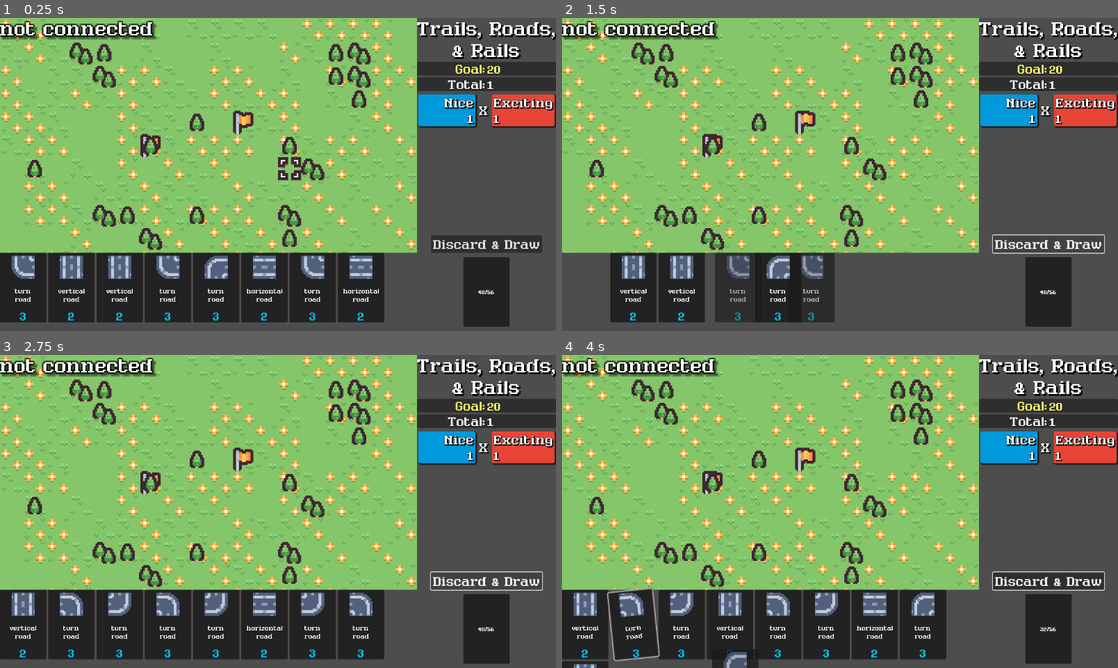
Above: before the commit, frames 1-4 (two rows, left to right).
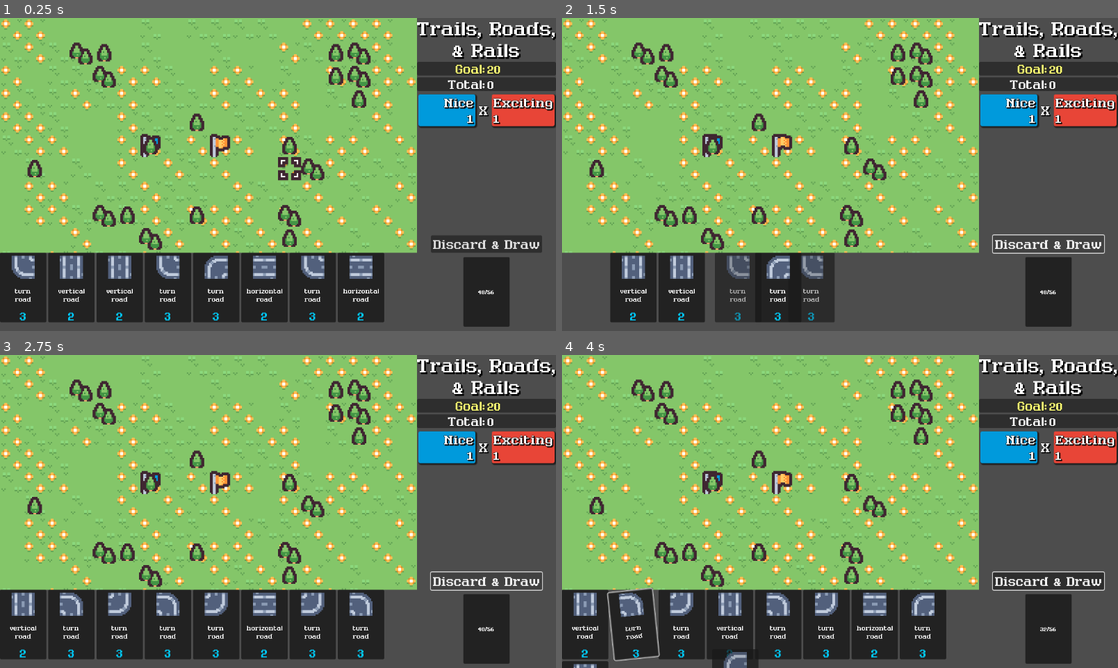
Above: after the commit, the same moments.

Repository: nuzcraft/trails-roads-rails
Game: Godot game, scene res://scenes/main.tscn
Two runs of this game, one before a commit and one after it. Both use one fixed random seed, a clock stepped at 60 frames per second and the inputs below.
Inputs (mouse positions are in pixels of both pictures, inside the frame that each line leads up to):
- Up to frame 1 (0.25 s): no input
- Up to frame 2 (1.5 s): click "Discard & Draw" at 0.5 s; click "Discard & Draw" at 1.25 s
- Up to frame 3 (2.75 s): click "Discard & Draw" at 2 s
- Up to frame 4 (4 s): move the mouse to (584, 624) at 2.77 s; click (584, 624) at 2.92 s; move the mouse to (634, 624) at 3.52 s; click (634, 624) at 3.67 s

The runs differ from the first frame. In frame 1, 1.9% of the frame differs, in the area x 0-89%, y 0-45%; in frame 2, 1.9%; in frame 3, 1.9%; in frame 4, 1.9%.

Commit message:
adding levels

Diff:
--- a/scenes/main.gd
+++ b/scenes/main.gd
@@ -10,6 +10,7 @@
 @onready var nice_value_label: Label = $Control/VBoxContainer/HBoxContainer/MarginContainer/NicePanelContainer/MarginContainer/VBoxContainer/NiceValueLabel
 @onready var exciting_value_label: Label = $Control/VBoxContainer/HBoxContainer/MarginContainer2/ExcitingPanelContainer/MarginContainer/VBoxContainer/ExcitingValueLabel
 @onready var total_value_label: Label = $Control/VBoxContainer/PanelContainer/HBoxContainer/TotalValueLabel
+@onready var goal_value_label: Label = $Control/VBoxContainer/GoalContainer/HBoxContainer/GoalValueLabel
 
 # card types
 const VERT_ROAD_CARD = preload("res://scenes/card/road/vert_road_card.tscn")
@@ -38,6 +39,8 @@
 var nice_score: int = 1
 var exciting_score: int = 1
 var total_score: int = 1
+var level: int = 0
+var score_needed: int = 0
 
 var rng := RandomNumberGenerator.new()
 
@@ -46,15 +49,11 @@
 	rng.randomize()
 	sub_viewport_container.stretch_shrink = 3
 
+	astar = initialize_astar()
+
 	new_game()
-
+	next_level()
 	label.text = "not connected"
-	astar = initialize_astar()
-	var src_target_array: Array[Vector2] = generate_map()
-	source = src_target_array[0]
-	target = src_target_array[1]
-	src_id = add_point_to_astar(source, ['N', 'S', 'E', 'W'])
-	trgt_id = add_point_to_astar(target, ['N', 'S', 'E', 'W'])
 
 
 # Called every frame. 'delta' is the elapsed time since the previous frame.
@@ -63,6 +62,7 @@
 	nice_value_label.text = str(nice_score)
 	exciting_value_label.text = str(exciting_score)
 	total_value_label.text = str(total_score)
+	goal_value_label.text = str(score_needed)
 
 func on_card_dropped(card: Card, atlas_position: Vector2) -> void:
 	var cell_coord: Vector2 = tile_map_layer_path.local_to_map(tile_map_layer_path.get_local_mouse_position())
@@ -178,7 +178,7 @@
 			var crd: Card = deck_cards.pop_front()
 			add_card_to_hand(crd)
 
-func generate_map() -> Array[Vector2]:
+func generate_map(lvl: int) -> Array[Vector2]:
 	var src: Vector2
 	var trgt: Vector2
 	const GREY_FLAG_ATLAS := Vector2(16, 0)
@@ -189,8 +189,8 @@
 	var flag_array: Array[Vector2] = [GREY_FLAG_ATLAS, GREEN_FLAG_ATLAS,\
 		BLUE_FLAG_ATLAS, RED_FLAG_ATLAS, ORANGE_FLAG_ATLAS]
 
-	src = Vector2(randi_range(6, 10), randi_range(4, 6))
-	trgt = Vector2(randi_range(6, 10), randi_range(4, 6))
+	src = Vector2(randi_range(6, 7), randi_range(4, 6))
+	trgt = Vector2(randi_range(9, 10), randi_range(4, 6))
 	while src.distance_to(trgt) < 3:
 		src = Vector2(randi_range(6, 10), randi_range(4, 6))
 		trgt = Vector2(randi_range(6, 10), randi_range(4, 6))
@@ -200,6 +200,9 @@
 	return [src, trgt]
 
 func tally_score(path: Array) -> void:
+	total_score = 0
+	nice_score = 1
+	exciting_score = 1
 	for pos in path:
 		if cards_in_play.has(pos):
 			#print("%d, %d is worth %d nice points" % [pos.x, pos.y, cards_in_play[pos].nice_score])
@@ -207,26 +210,10 @@
 			var exciting = cards_in_play[pos].exciting_score
 
 			if nice:
-				var pop = POP_UP.instantiate()
-				pop.operator = "+"
-				pop.amount = nice
-				pop.mod = KenneyColors.BLUE
-				sub_viewport_container.add_child(pop)
-				pop.position = pos * 16 * 3 #+ Vector2(16, -16)
-				await get_tree().create_timer(0.4).timeout
-				nice_score += nice
-				total_score = nice_score * exciting_score
+				await score_popup("nice", nice, pos)
 
 			if exciting:
-				var pop = POP_UP.instantiate()
-				pop.operator = "+"
-				pop.amount = exciting
-				pop.mod = KenneyColors.RED
-				sub_viewport_container.add_child(pop)
-				pop.position = pos * 16 * 3 #+ Vector2(16, -16)
-				await get_tree().create_timer(0.4).timeout
-				exciting_score += exciting
-				total_score = nice_score * exciting_score
+				await score_popup("exciting", exciting, pos)
 
 			# check for forest modifier
 			for cell in tile_map_layer_feature.get_used_cells():
@@ -235,32 +222,32 @@
 					var forest_nice = cards_in_play[pos].forest_nice_modifier
 					var forest_exciting = cards_in_play[pos].forest_exciting_modifier
 					if forest_nice:
-						var pop = POP_UP.instantiate()
-						pop.operator = "+"
-						pop.amount = forest_nice
-						pop.mod = KenneyColors.BLUE
-						sub_viewport_container.add_child(pop)
-						pop.position = pos * 16 * 3 #+ Vector2(16, -16)
-						await get_tree().create_timer(0.4).timeout
-						nice_score += forest_nice
-						total_score = nice_score * exciting_score
+						await score_popup("nice", forest_nice, pos)
 
 					if forest_exciting:
-						var pop = POP_UP.instantiate()
-						pop.operator = "+"
-						pop.amount = forest_exciting
-						pop.mod = KenneyColors.RED
-						sub_viewport_container.add_child(pop)
-						pop.position = pos * 16 * 3 #+ Vector2(16, -16)
-						await get_tree().create_timer(0.4).timeout
-						exciting_score += forest_exciting
-						total_score = nice_score * exciting_score
+						await score_popup("exciting", forest_exciting, pos)
+	if total_score >= score_needed:
+		next_level()
+
+func score_popup(type: String, amount: int, pos: Vector2, operator: String = "+") -> void:
+	var pop = POP_UP.instantiate()
+	pop.operator = operator
+	pop.amount = amount
+	match type:
+		"nice": pop.mod = KenneyColors.BLUE
+		"exciting": pop.mod = KenneyColors.RED
+		_: pop.mod = KenneyColors.GREEN
+	sub_viewport_container.add_child(pop)
+	pop.position = pos * 16 * 3 #+ Vector2(16, -16)
+	await get_tree().create_timer(0.4).timeout
+	match type:
+		"nice": nice_score += amount
+		"exciting": exciting_score += amount
+		_: pass
+	total_score = nice_score * exciting_score
 
 func new_game() -> void:
 	all_cards = []
-	hand_cards = []
-	deck_cards = []
-	cards_in_play = {}
 	for i in 56:
 		var crd: Card
 		match i % 8:
@@ -273,10 +260,31 @@
 			6: crd = SOUTH_EAST_ROAD.instantiate()
 			7: crd = SOUTH_WEST_ROAD.instantiate()
 		add_card_to_all(crd)
+
+func next_level() -> void:
+	level += 1
+	score_needed = 20 + 20 * ((level - 1) * 1.5)
+	total_score = 0
+	nice_score = 1
+	exciting_score = 1
+	await discard_all()
+	deck_cards = []
+	cards_in_play = {}
+	for crd in all_cards:
 		add_card_to_deck(crd)
 	draw_cards_to_hand(8)
 
+	var src_target_array: Array[Vector2] = generate_map(level)
+	source = src_target_array[0]
+	target = src_target_array[1]
+	src_id = add_point_to_astar(source, ['N', 'S', 'E', 'W'])
+	trgt_id = add_point_to_astar(target, ['N', 'S', 'E', 'W'])
+
 func _on_discard_draw_button_pressed() -> void:
+	await discard_all()
+	draw_cards_to_hand(8)
+
+func discard_all() -> void:
 	hand_cards.reverse()
 	for card in hand_cards:
 		var tween = get_tree().create_tween()
@@ -286,4 +294,3 @@
 		await get_tree().create_timer(0.25).timeout
 		hand_container.remove_child(card)
 	hand_cards.clear()
-	draw_cards_to_hand(8)
--- a/scenes/main.tscn
+++ b/scenes/main.tscn
@@ -103,7 +103,7 @@
 tile_set = ExtResource("1_ow657")
 
 [node name="GridCursor" parent="Control/SubViewportContainer/SubViewport" instance=ExtResource("2_7h2p8")]
-position = Vector2(-104, -56)
+position = Vector2(968, 216)
 
 [node name="SubViewport2" type="SubViewport" parent="Control/SubViewportContainer"]
 transparent_bg = true
@@ -112,6 +112,7 @@
 render_target_update_mode = 4
 
 [node name="Label" type="Label" parent="Control/SubViewportContainer/SubViewport2"]
+visible = false
 offset_right = 40.0
 offset_bottom = 23.0
 text = "boring text"
